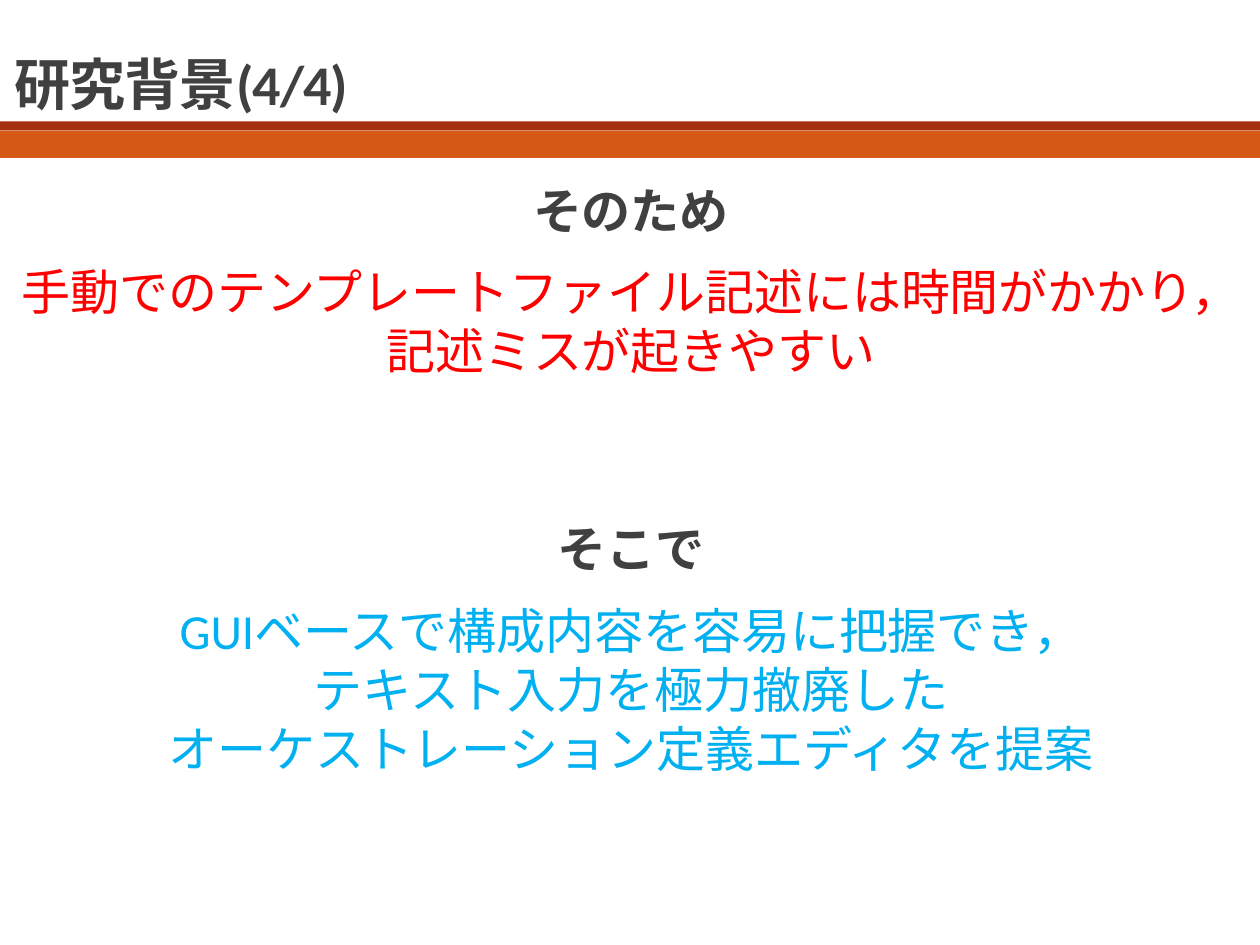
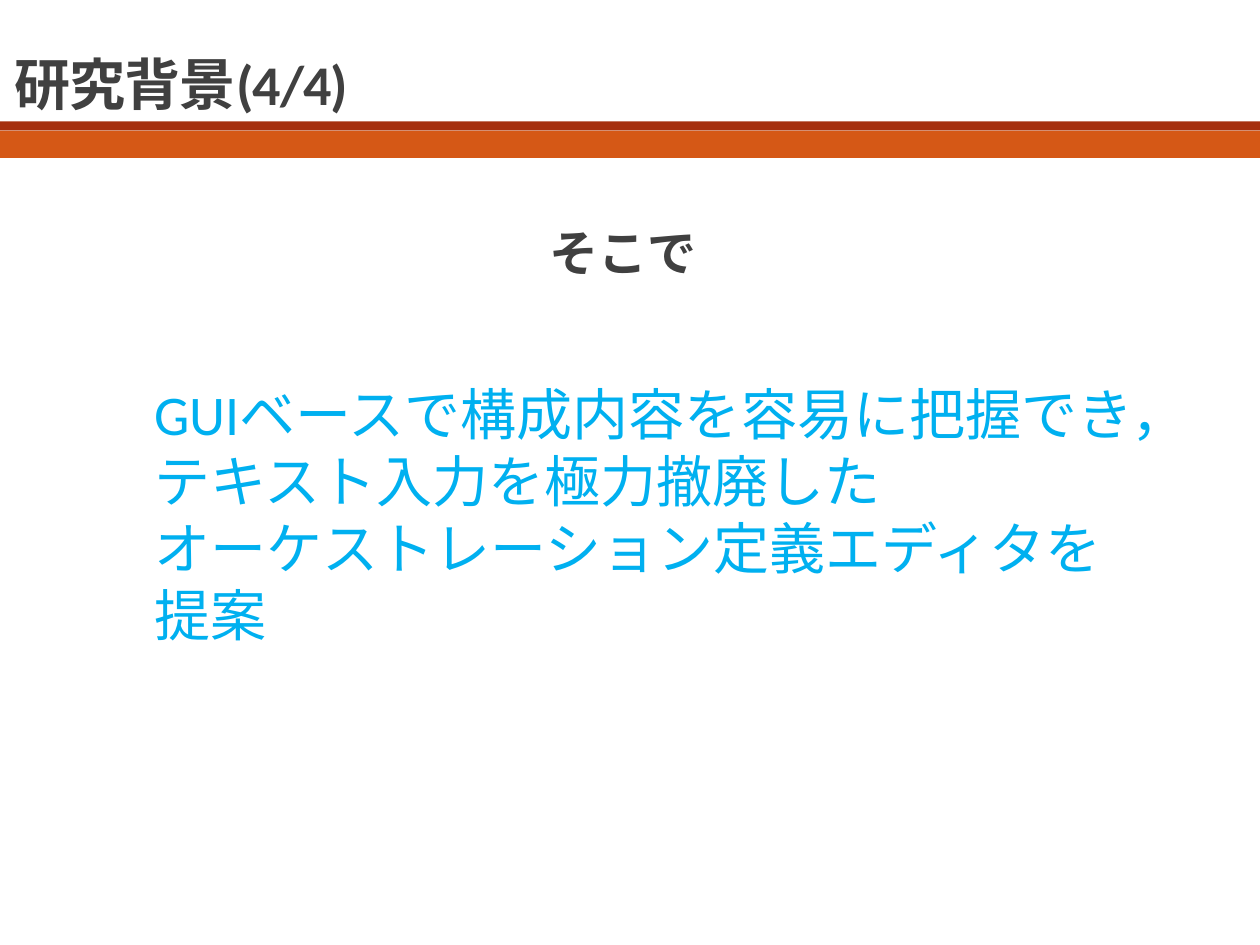
Before and after one commit to bokuhide/GUIToolCreate, a slide deck: slide 5 of 卒業論文本体/発表用スライド_川口.pptx. Drawn at 1260x945 pixels with LibreOffice and Linux fonts; fonts in the diff are those of the drawing. Boxes give left, top, right and bottom in pixels: in the first picture for what was removed or moved away, otherwise in the second. Text is boxed around its words. In the diff, an @@ line names an element or a change of style, - is before the commit and + after.

```diff
--- a/卒業論文本体/発表用スライド_川口.pptx
+++ b/卒業論文本体/発表用スライド_川口.pptx
@@ text removed at (533, 189, 729, 232) @@
-そのため
@@ text "そこで": place and size @@
-text "そこで" at (558, 528, 705, 570)
+text "そこで" at (549, 232, 696, 274)
@@ text removed at (22, 268, 1240, 373) @@
-手動でのテンプレートファイル記述には時間がかかり，
-記述ミスが起きやすい
@@ text "GUIベースで構成内容を容易に把握でき，": place and size @@
-text "GUIベースで構成内容を容易に把握でき，" at (168, 609, 1093, 771)
+text "GUIベースで構成内容を容易に把握でき，" at (154, 388, 1187, 574)
@@ text "GUIベースで構成内容を容易に把握でき，" at (154, 388, 1187, 574): size 28 to 32 pt; alignment centre to left @@
```
Also in this commit, not shown: 10 other slides changed, 2 slides added, 1 slide removed, 5 other files.
